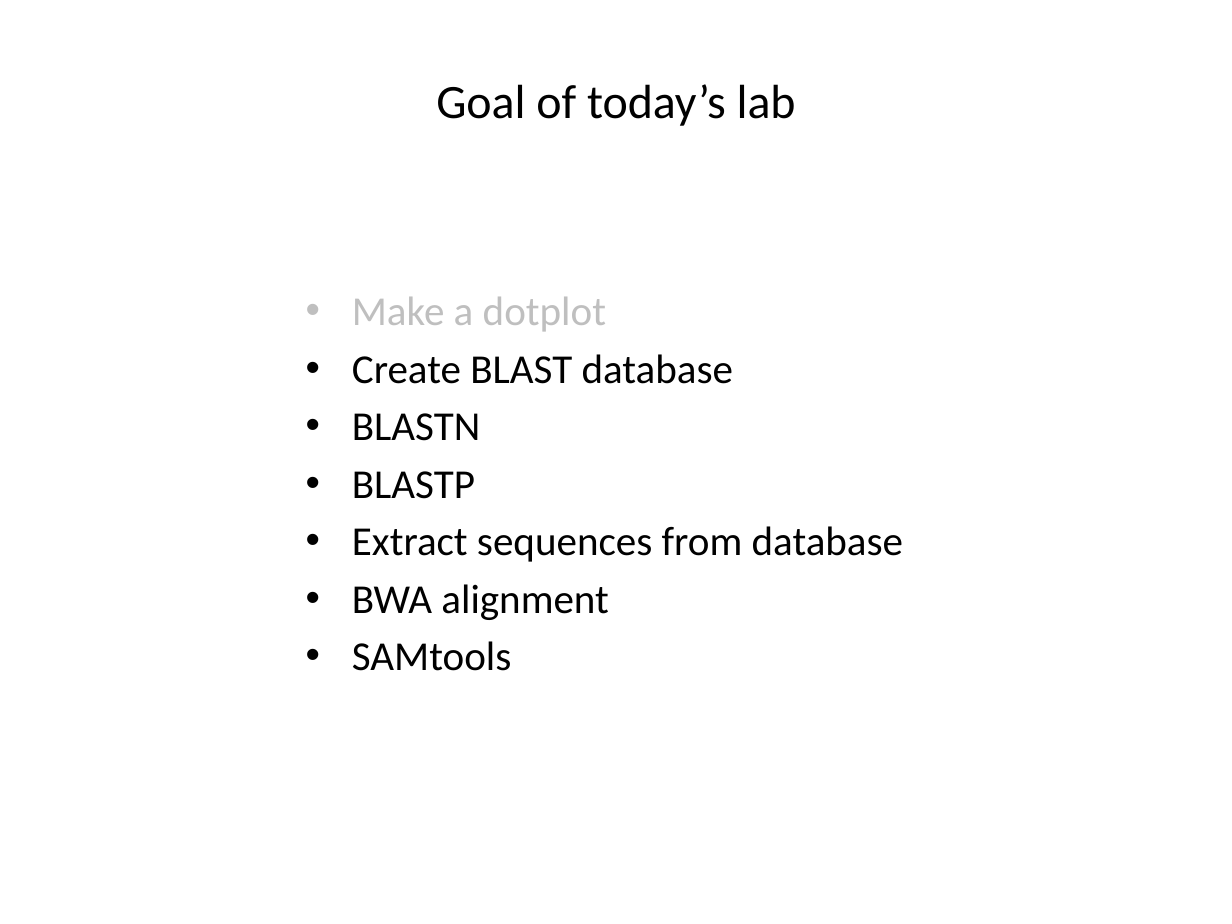
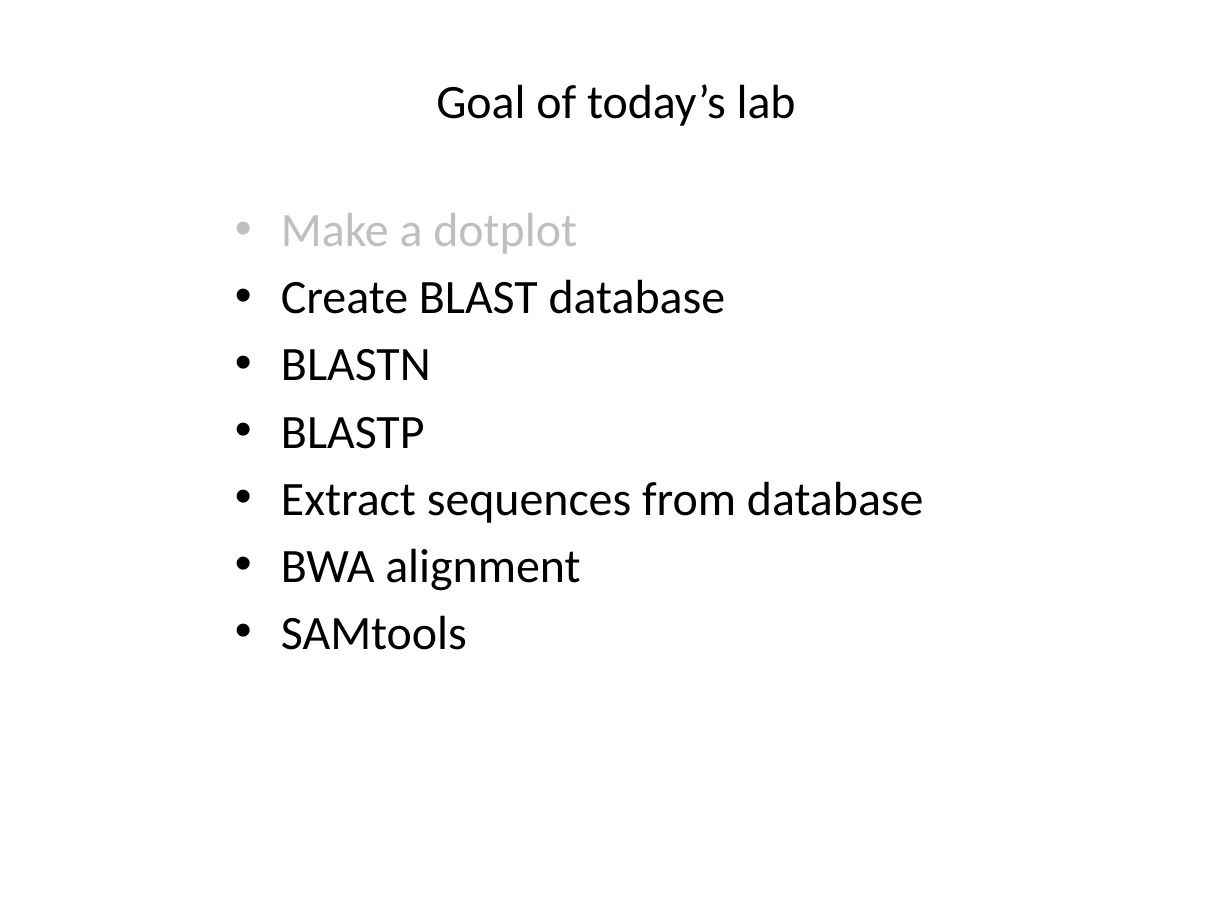
Before and after one commit to liu3zhenlab/teaching, a slide deck: slide 20 of PLPTH813Bioinformatis/2021/labs/lab05_alignment.pptx (slide 19 before the commit). Drawn at 1232x924 pixels with LibreOffice and Linux fonts; fonts in the diff are those of the drawing. Boxes give left, top, right and bottom in pixels: in the first picture for what was removed or moved away, otherwise in the second. Text is boxed around its words. In the diff, an @@ line names an element or a change of style, - is before the commit and + after.

```diff
--- a/PLPTH813Bioinformatis/2021/labs/lab05_alignment.pptx
+++ b/PLPTH813Bioinformatis/2021/labs/lab05_alignment.pptx
@@ text "Make a dotplot": place and size @@
-text "Make a dotplot" at (352, 297, 903, 671)
+text "Make a dotplot" at (281, 213, 924, 650)
@@ text "Make a dotplot" at (281, 213, 924, 650): size 24 to 28 pt @@
```
Also in this commit, not shown: 18 other slides changed, 1 slide added.
